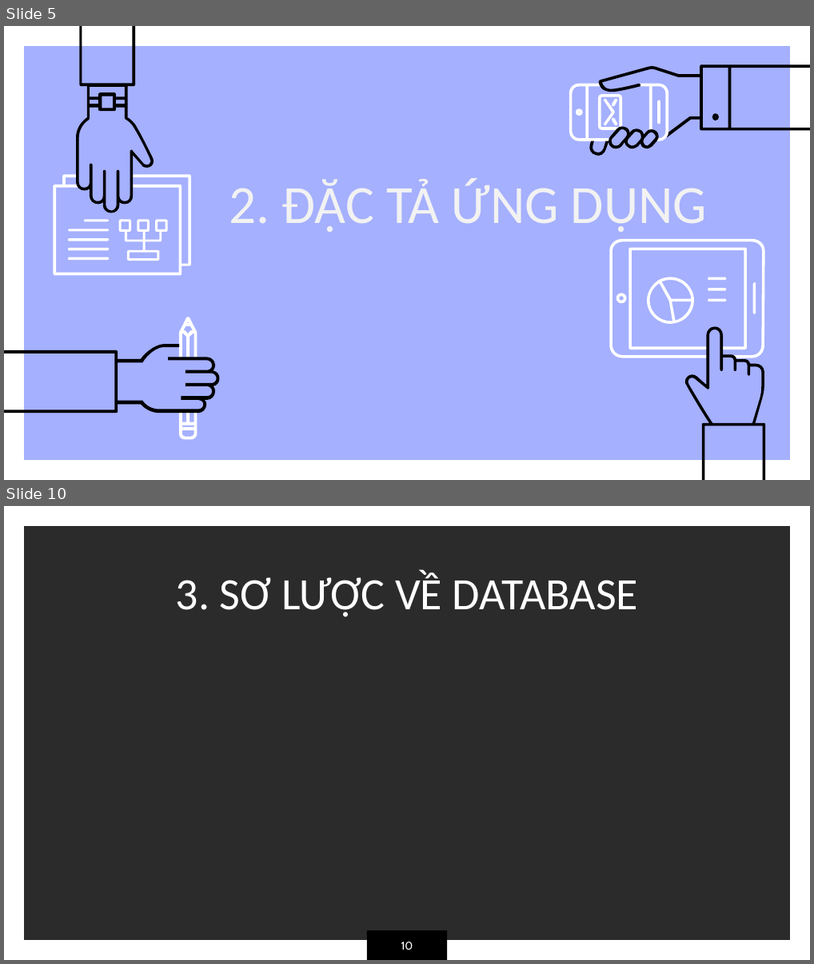
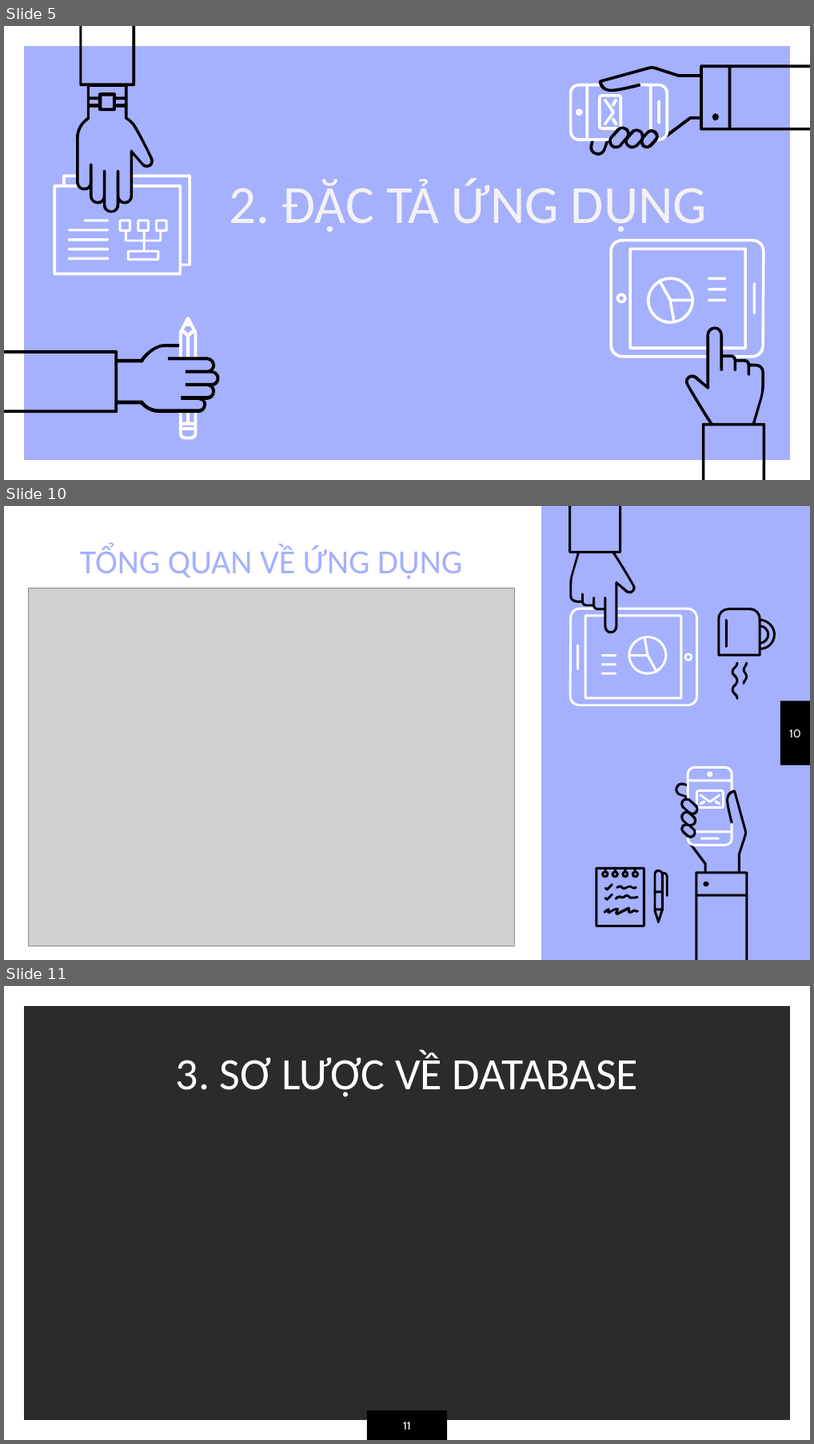
Before and after one commit to thuypt102/Practice-teamwork-01, a slide deck: Quản lý bãi đỗ xe.pptx. Shown one above the other, each under a label of ours: slides 5 and 10 before the commit, slides 5, 10 and 11 after it; the slides between them are not shown. The pictures are 814x964 and 814x1444 pixels, drawn with LibreOffice and Linux fonts; fonts in the diff are those of the drawing; grey boxes stand for pictures; background and template pictures are left out; a plain dark background stands for a picture behind light text. Boxes give left, top, right and bottom in pixels: in the first picture for what was removed or moved away, otherwise in the second. Text is boxed around its words. In the diff, an @@ line names an element or a change of style, - is before the commit and + after.

```diff
--- a/Quản lý bãi đỗ xe.pptx
+++ b/Quản lý bãi đỗ xe.pptx
@@ slide 10 added at (4, 506, 810, 960), background #A5B0FE @@
@@ rectangle added at (4, 506, 542, 959), fill #FFFFFF @@
@@ group added at (570, 506, 776, 707): 13 freeform shapes @@
@@ title added at (80, 545, 462, 579), 30 pt, text #A5B0FE @@
+TỔNG QUAN VỀ ỨNG DỤNG
@@ picture added at (29, 588, 515, 945) @@
@@ rectangle added at (781, 701, 810, 766), fill #000000 @@
@@ page number added at (790, 729, 802, 737), 10 pt, text #FFFFFF @@
+10
@@ group added at (596, 766, 748, 960): 18 freeform shapes @@
@@ what was slide 10 is now slide 11 @@
@@ page number at (403, 1421, 411, 1429): text changed @@
-10
+11
```
Also in this commit, not shown: 16 slides changed, 5 other slides added, 1 slide removed.
